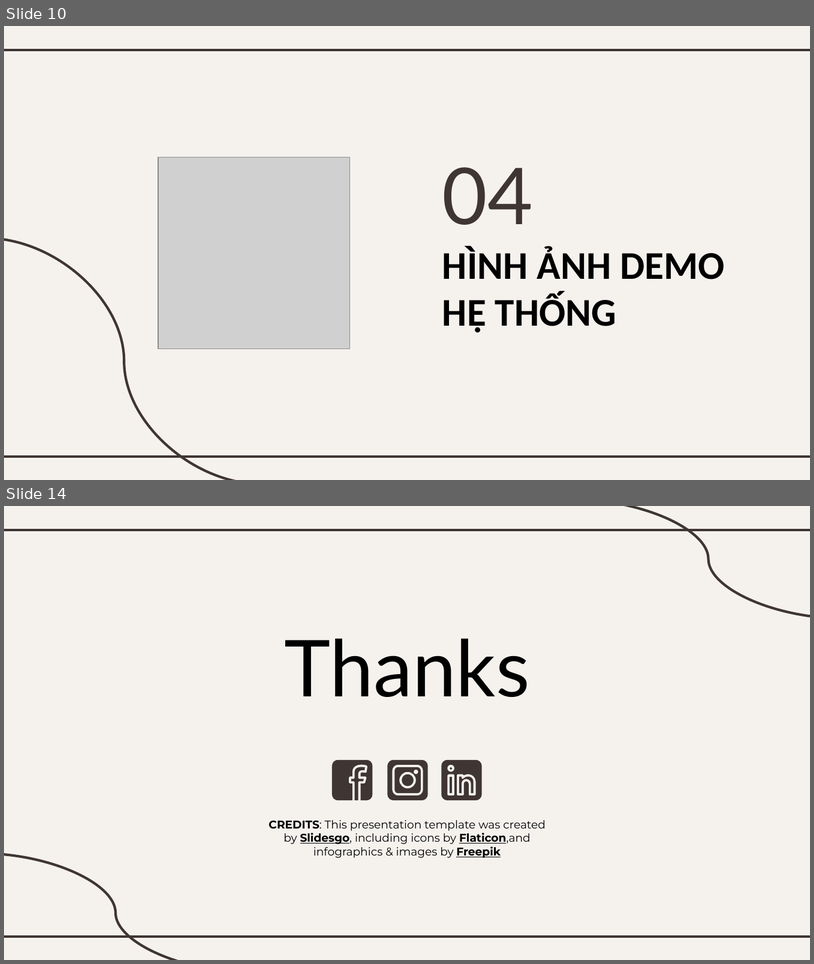
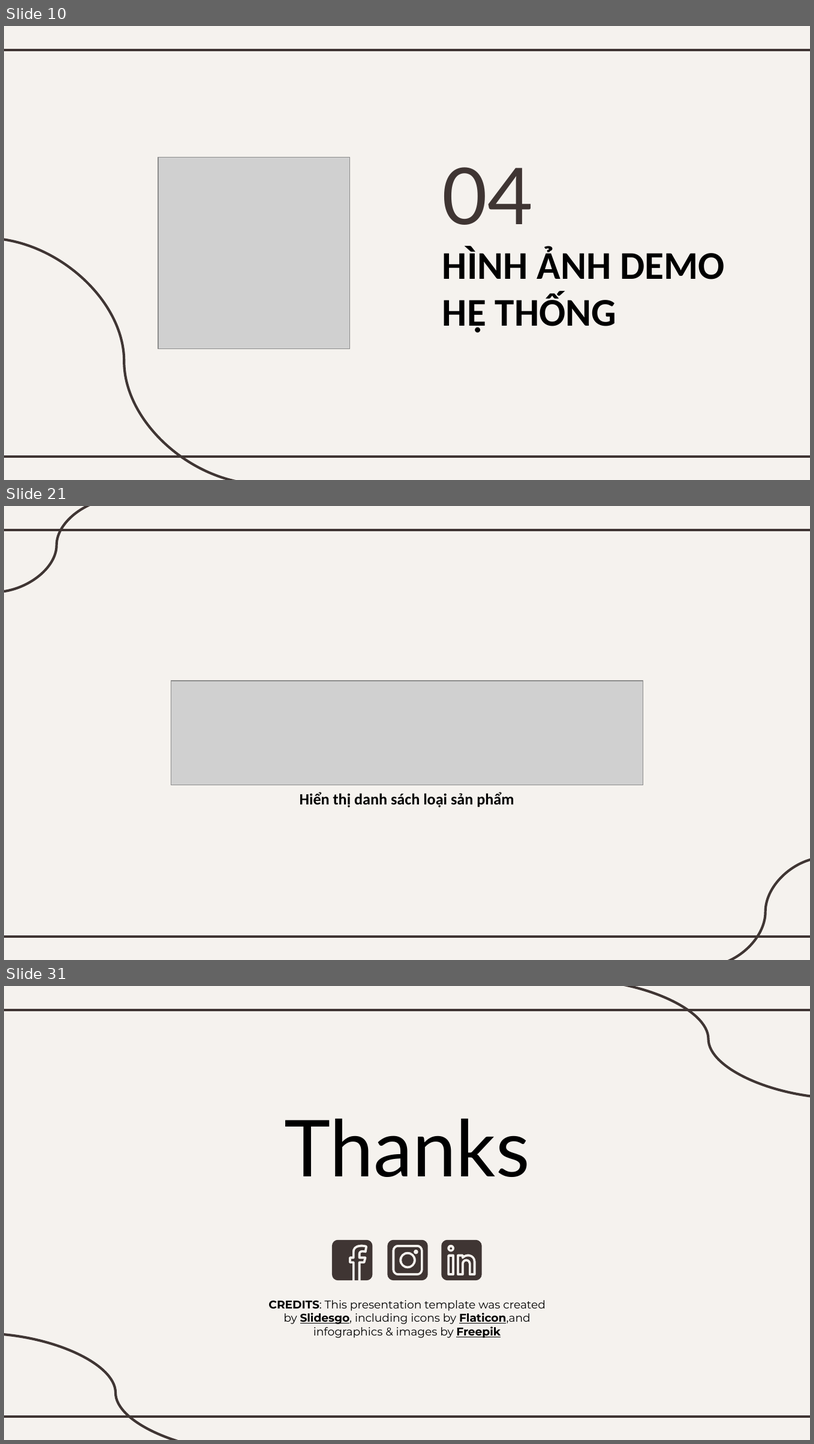
Before and after one commit to ngovinhhung2001/project.qtdlieu, a slide deck: Báo cáo QTDLiệu.pptx. Shown one above the other, each under a label of ours: slides 10 and 14 before the commit, slides 10, 21 and 31 after it; the slides between them are not shown. The pictures are 814x964 and 814x1444 pixels, drawn with LibreOffice and Linux fonts; fonts in the diff are those of the drawing; grey boxes stand for pictures. Boxes give left, top, right and bottom in pixels: in the first picture for what was removed or moved away, otherwise in the second. Text is boxed around its words. In the diff, an @@ line names an element or a change of style, - is before the commit and + after.

```diff
--- a/Báo cáo QTDLiệu.pptx
+++ b/Báo cáo QTDLiệu.pptx
@@ slide 21 added at (4, 506, 810, 960), background #F5F2EE; not listed: 2 template elements that a slide beside it also shows @@
@@ curved line added from (119, 506) to (4, 592), #3F3533 2.25 pt @@
@@ picture added at (171, 681, 644, 785) @@
@@ text added at (300, 792, 514, 807), 14 pt, text #000000, bold @@
+Hiển thị danh sách loại sản phẩm
@@ curved line added from (810, 857) to (705, 960), #3F3533 2.25 pt @@
@@ what was slide 14 is now slide 31 @@
```
Also in this commit, not shown: 1 slide changed, 19 other slides added, 3 slides removed, 13 other files.
